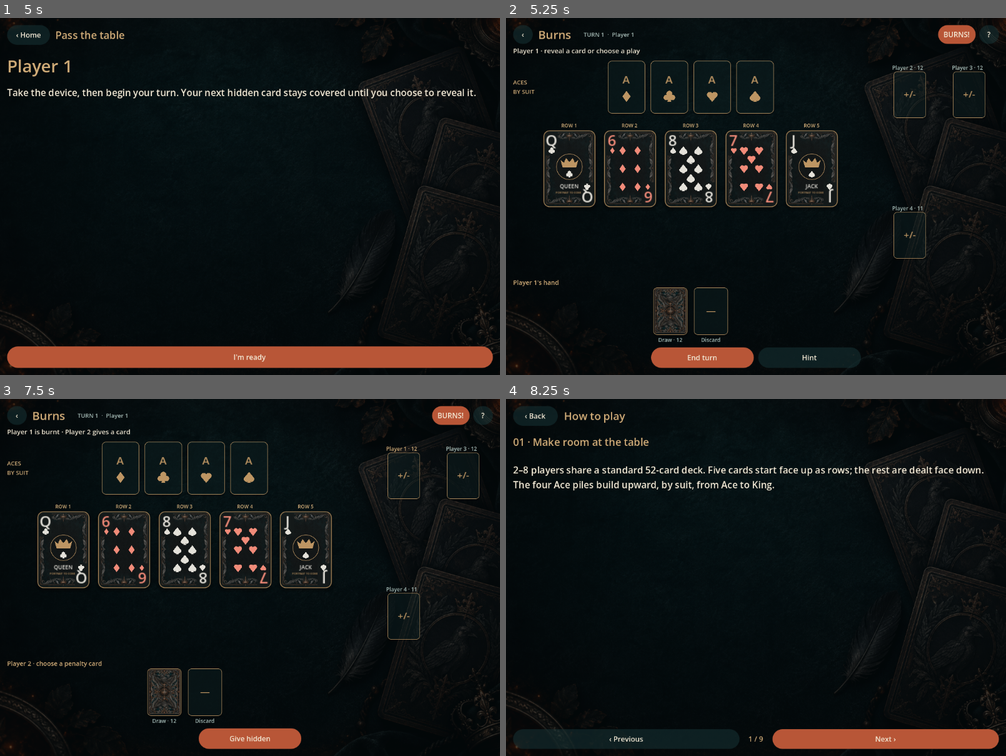
Above: before the commit, frames 1-4 (two rows, left to right).
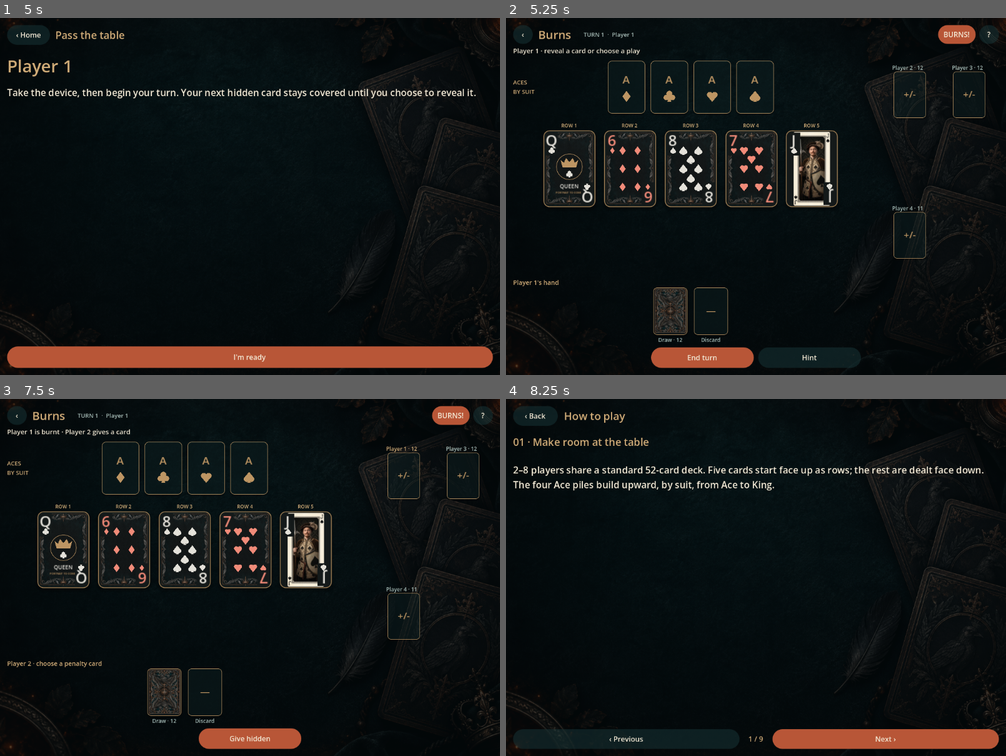
Above: after the commit, the same moments.

Repository: PatGuettler/burns
Game: Godot game, scene res://scenes/main.tscn
Two runs of this game, one before a commit and one after it. Both use one fixed random seed, a clock stepped at 60 frames per second and the inputs below.
Inputs:
- Up to frame 1 (5 s): click "Pass & play >" at 0.5 s; click "Deal a new game" at 1.25 s; click "I'm ready" at 2 s; click "‹" at 2.75 s; click "Pass & play >" at 3.5 s; click "Deal a new game" at 4.25 s
- Up to frame 2 (5.25 s): click "I'm ready" at 5 s
- Up to frame 3 (7.5 s): click "BURNS!" at 5.75 s; click "Player 1" at 6.5 s; click "Continue to the table" at 7.25 s
- Up to frame 4 (8.25 s): click "?" at 8 s

Frame 1 is identical in both runs. In frame 2, 1.1% of the frame differs, in the area x 56-66%, y 31-53%; in frame 3, 1.1%; in frame 4, nothing differs.

Commit message:
Add the supplied Jack of Spades portrait

Diff:
--- /dev/null
+++ b/assets/art/deck/faces/jack_spades.tres
@@ -0,0 +1,8 @@
+[gd_resource type="AtlasTexture" load_steps=2 format=3]
+
+[ext_resource type="Texture2D" path="res://assets/art/deck/faces/jack_spades.png" id="1"]
+
+[resource]
+atlas = ExtResource("1")
+region = Rect2(75, 69, 570, 1171)
+filter_clip = true
--- a/scripts/deck_art.gd
+++ b/scripts/deck_art.gd
@@ -3,7 +3,7 @@
 ## Full-card portraits are fitted without cropping or changing the supplied image.
 const FACE := preload("res://assets/art/deck/raven_face.png")
 const BACK := preload("res://assets/art/deck/raven_back.png")
-const PORTRAITS := {51: preload("res://assets/art/deck/faces/king_spades.jpg")}
+const PORTRAITS := {49: preload("res://assets/art/deck/faces/jack_spades.tres"), 51: preload("res://assets/art/deck/faces/king_spades.jpg")}
 
 static func portrait(card: int) -> Texture2D:
 	return PORTRAITS.get(card)
--- a/tests/test_art.gd
+++ b/tests/test_art.gd
@@ -9,7 +9,9 @@
 			distinct[pip] = true
 		assert(distinct.size() == rank, "Pips must not overlap")
 	assert(FileAccess.get_sha256("res://assets/art/deck/faces/king_spades.jpg") == "67550f1b2b9ffd4cd31ec0cbc0aa86157c09b2980cfc38f5222e0dfc67a6b229", "User's King artwork is unchanged")
+	assert(FileAccess.get_sha256("res://assets/art/deck/faces/jack_spades.png") == "cf625d4725448214742a1b0d7aed03f36b16483f7749c2abbbe9e133c5517591", "User Jack source is unchanged")
+	assert(BurnsDeckArt.portrait(49).region == Rect2(75, 69, 570, 1171), "Only screenshot margins are excluded")
 	for card in range(52):
-		assert((BurnsDeckArt.portrait(card) != null) == (card == 51), "Only the supplied King gets a portrait")
-	print("PASS: exact pip counts, unique pip placement, original King checksum, eleven court placeholders")
+		assert((BurnsDeckArt.portrait(card) != null) == (card in [49, 51]), "Only the supplied Jack and King get portraits")
+	print("PASS: exact pip counts, unique pip placement, original portrait checksums, ten court placeholders")
 	quit()
--- a/tests/test_ui.gd
+++ b/tests/test_ui.gd
@@ -47,7 +47,7 @@
 			await process_frame
 			_validate(scene, viewport_size)
 			check(_count_cards(scene) == 13, "Every card in the sequence is selectable without scrolling")
-		for gallery_id in [0, 9, 10, 51]:
+		for gallery_id in [0, 9, 10, 49, 51]:
 			scene.gallery_card = gallery_id
 			scene._show_deck_gallery()
 			await process_frame
--- a/tools/render_deck.gd
+++ b/tools/render_deck.gd
@@ -21,7 +21,7 @@
 		label.position = art.position + Vector2(0, 146)
 		root.add_child(label)
 	var title := Label.new()
-	title.text = "BURNS · THE RAVEN DECK · original King of Spades, eleven court portrait placeholders"
+	title.text = "BURNS · THE RAVEN DECK · supplied Jack and King of Spades, ten court portrait placeholders"
 	title.position = Vector2(24, 10)
 	root.add_child(title)
 	await process_frame
Binary file added: assets/art/deck/faces/jack_spades.png
Not shown, added: assets/art/deck/faces/jack_spades.png.import
Not shown, changed: README.md
Not shown, changed: docs/RAVEN_ART.md
